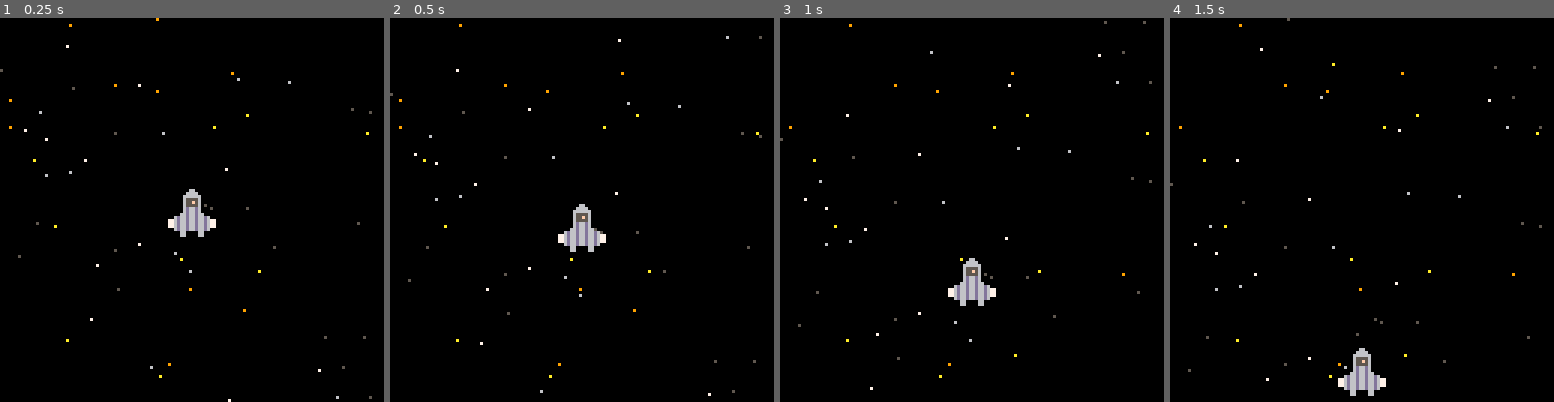
Above: before the commit, frames 1-4 (left to right).
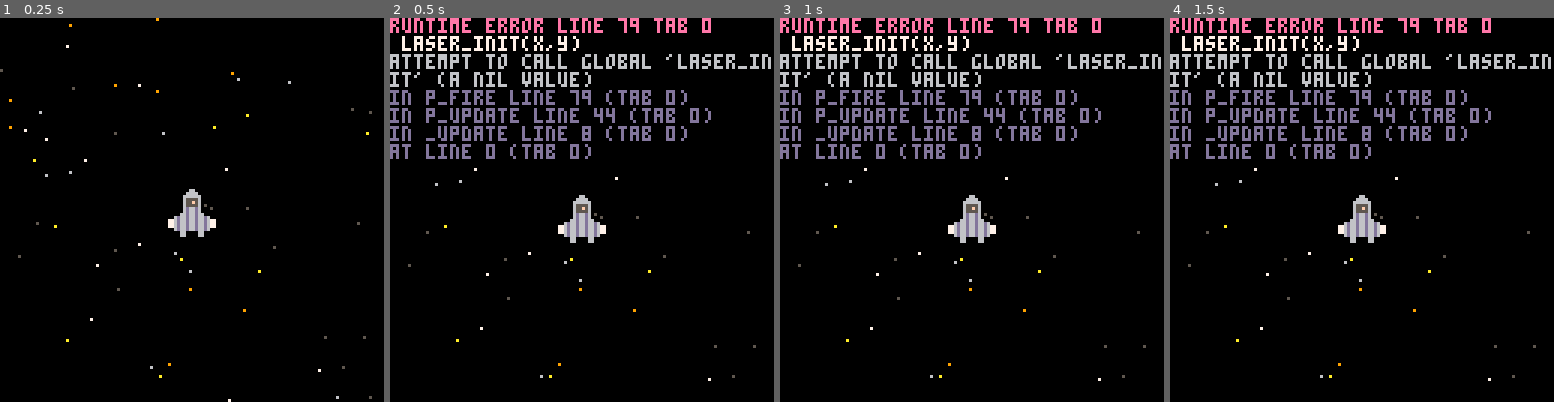
Above: after the commit, the same moments.

Repository: WJConnors/NothingCouldPossiblyGoWrong
Game: PICO-8 cartridge lastbreath.p8
The game is run twice, just before and just after one commit, with the same random seed, the same clock (stepped at 60 frames per second) and the same inputs.
Inputs:
- Up to frame 1 (0.25 s): no input
- Up to frame 2 (0.5 s): tap X (X key) at 0.33 s
- Up to frame 3 (1 s): tap O (Z key) at 0.7 s
- Up to frame 4 (1.5 s): tap X (X key) at 1.07 s

Frame 1 is identical in both runs. In frame 2, 9.5% of the frame differs, in the area x 0-100%, y 0-99%; in frame 3, 10%; in frame 4, 10%.
Error after the commit: runtime error line 79 tab 0; laser_init(x,y); attempt to call global 'laser_init' (a nil value)

Commit message:
Prepare for spawning lasers

Diff:
--- a/lastbreath.p8
+++ b/lastbreath.p8
@@ -33,10 +33,18 @@
 	p.fy=16
 	p.fxl=4
 	p.fxr=10
+	p.llx=1
+	p.lly=1
+	p.lrx=3
+	p.lry=3
+	p.ls=3
 end
 
 function p_update()
 	p.dy+=p.g
+
+	if (btn(4)) p_fire(0)
+	if (btn(5)) p_fire(1)
 
 	if btn(0) then
 		p.dy-=p.g*1.5
@@ -60,6 +68,18 @@
 	spr(p.s,p.x,p.y,2,2)
 	if (btn(0)) spr(p.fs,p.x+p.fxl,p.y+p.fy)
 	if (btn(1)) spr(p.fs,p.x+p.fxr,p.y+p.fy)
+end
+
+function p_fire(side)
+	local x,y
+	if side==0 then
+		x=p.llx
+		y=p.lly
+	else
+		x=p.lrx
+		y=p.lry
+	end
+	laser_init(x,y)
 end
 -->8
 function stars_init()
@@ -118,12 +138,12 @@
 	end
 end
 __gfx__
-00000000000000066000000000000000000000000004440000000000000000000000000000000000000000000000000000000000000000000000000000000000
-00000000000000666600000000000000000000000044444000000000000000000000000000000000000000000000000000000000000000000000000000000000
-00700700000006666660000000000000000000000044d44000000000000000000000000000000000000000000000000000000000000000000000000000000000
-0007700000000655556000000000000000000000044d444400000000000000000000000000000000000000000000000000000000000000000000000000000000
-0007700000000655f5600000000000000000000044d4444400000000000000000000000000000000000000000000000000000000000000000000000000000000
-00700700000006555560000000000000000000004444464400000000000000000000000000000000000000000000000000000000000000000000000000000000
+000000000000000660000000ee000000000000000004440000000000000000000000000000000000000000000000000000000000000000000000000000000000
+000000000000006666000000ee000000000000000044444000000000000000000000000000000000000000000000000000000000000000000000000000000000
+007007000000066666600000ee000000000000000044d44000000000000000000000000000000000000000000000000000000000000000000000000000000000
+000770000000065555600000ee00000000000000044d444400000000000000000000000000000000000000000000000000000000000000000000000000000000
+0007700000000655f5600000ee0000000000000044d4444400000000000000000000000000000000000000000000000000000000000000000000000000000000
+007007000000065555600000ee000000000000004444464400000000000000000000000000000000000000000000000000000000000000000000000000000000
 00000000000006d66d60000000000000000000000444644000000000000000000000000000000000000000000000000000000000000000000000000000000000
 00000000000006d66d60000000000000000000000044440000000000000000000000000000000000000000000000000000000000000000000000000000000000
 00000000000066d66d66000000000000000000000000000000000000000000000000000000000000000000000000000000000000000000000000000000000000
